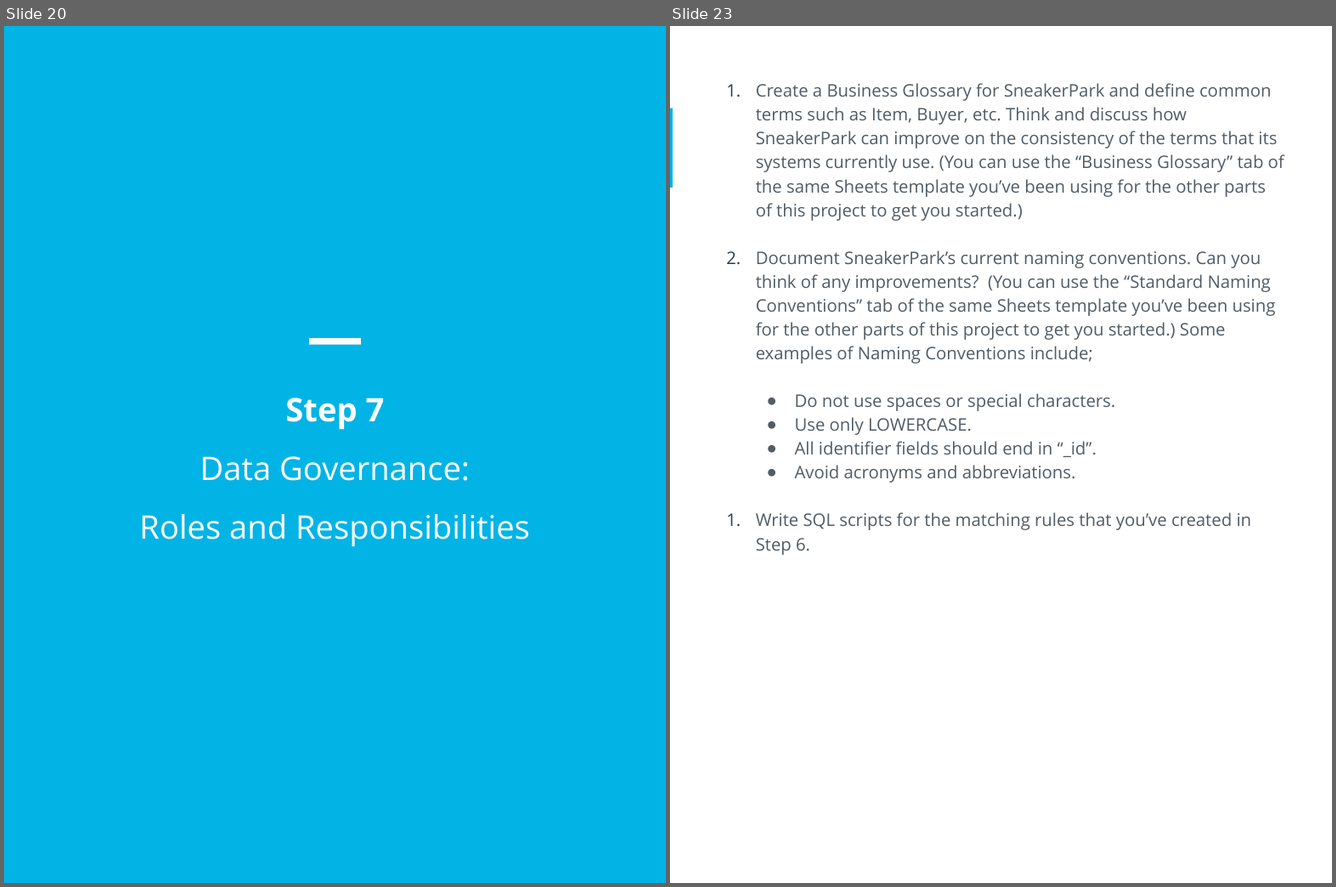
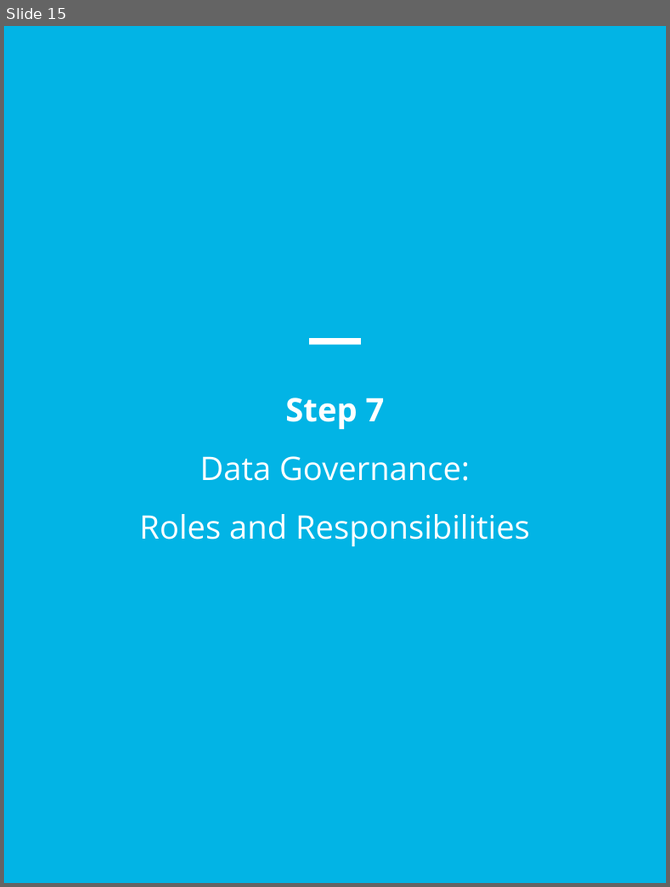
Before and after one commit to mattssll/udacity_data_architect, a slide deck: 4. Data Governance/Project/Starter Template_.pptx. Shown side by side, each under a label of ours: slides 20 and 23 before the commit, slide 15 after it; the slides between them are not shown. The pictures are 1336x887 and 670x887 pixels, drawn with LibreOffice and Linux fonts; fonts in the diff are those of the drawing. Boxes give left, top, right and bottom in pixels: in the first picture for what was removed or moved away, otherwise in the second. Text is boxed around its words. In the diff, an @@ line names an element or a change of style, - is before the commit and + after.

Commit message:
working on project 3 and 4

```diff
--- a/4. Data Governance/Project/Starter Template_.pptx
+++ b/4. Data Governance/Project/Starter Template_.pptx
@@ slide 23 removed at (x1=670, y1=26, x2=1332, y2=883), background #FFFFFF @@
@@ text removed at (x1=756, y1=83, x2=1285, y2=555) @@
-1. Create a Business Glossary for SneakerPark and define common terms such as Item, Buyer, etc. Think and discuss how SneakerPark can improve on the consistency of the terms that its systems currently use. (You can use the “Business Glossary” tab of the same Sheets template you’ve been using for the other parts of this project to get you started.)
-2. Document SneakerPark’s current naming conventions. Can you think of any improvements? (You can use the “Standard Naming Conventions” tab of the same Sheets template you’ve been using for the other parts of this project to get you started.) Some examples of Naming Conventions include;
-● Do not use spaces or special characters.
-● Use only LOWERCASE.
-● All identifier fields should end in “_id”.
-● Avoid acronyms and abbreviations.
-1. Write SQL scripts for the matching rules that you’ve created in Step 6.
@@ rectangle removed at (x1=670, y1=108, x2=673, y2=188) @@
@@ what was slide 20 is now slide 15 @@
```
Also in this commit, not shown: 6 slides changed, 6 other slides removed, 22 other files.
